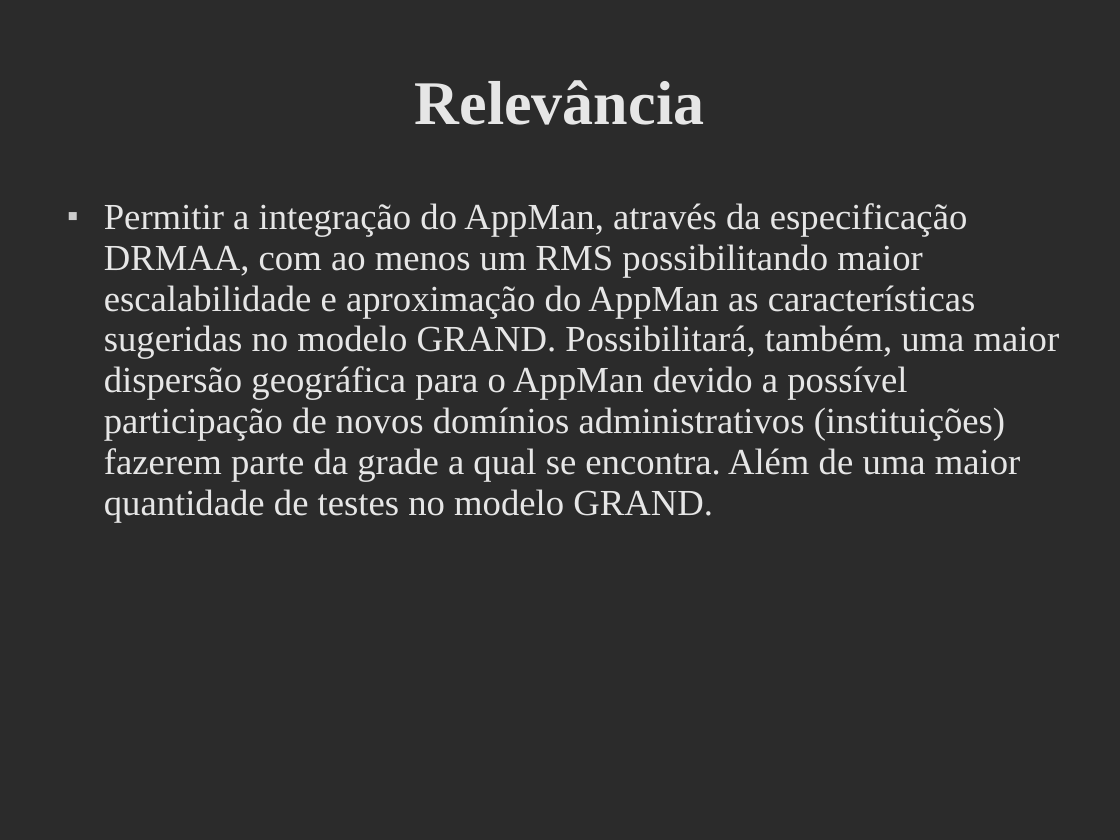
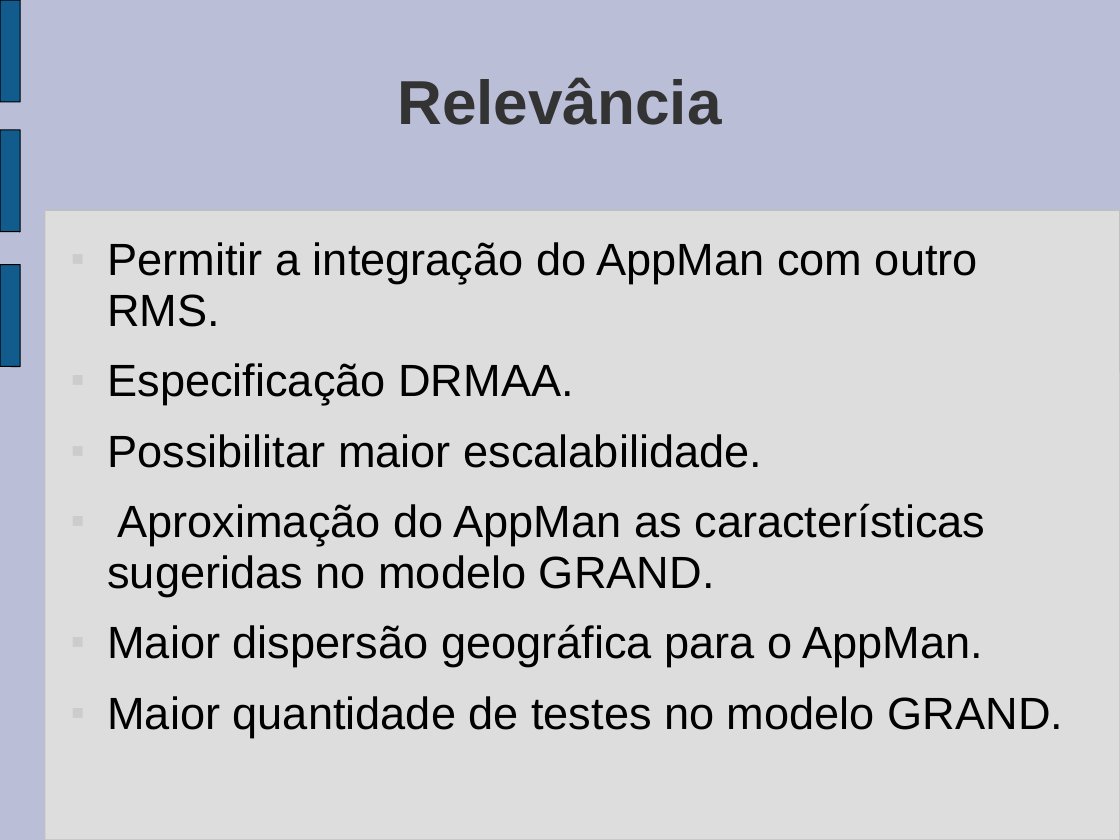
Before and after one commit to tonismar/tcc-tonismar, a slide deck: slide 5 of TCC/Monografia/SeminarioAndamento.ppt (slide 4 before the commit). Drawn at 1120x840 pixels with LibreOffice and Linux fonts; fonts in the diff are those of the drawing; background and template pictures are left out; a plain dark background stands for a picture behind light text. Boxes give left, top, right and bottom in pixels: in the first picture for what was removed or moved away, otherwise in the second. Text is boxed around its words. In the diff, an @@ line names an element or a change of style, - is before the commit and + after.

Commit message:
Ajustes para apresentação do seminário.

```diff
--- a/TCC/Monografia/SeminarioAndamento.ppt
+++ b/TCC/Monografia/SeminarioAndamento.ppt
@@ background picture (left out) to #BABED6 @@
@@ freeform shape added at [0,0,20,102], fill #125C8D, outline #000000 0.74 pt @@
@@ title "Relevância" at [397,77,721,125]: font Times New Roman to Arial, text colour #E6E6E6 to #333333 @@
@@ freeform shape added at [0,130,20,232], fill #125C8D, outline #000000 0.74 pt @@
@@ rounded rectangle added at [45,210,1120,840], fill #DDDDDD, outline #C0C0C0 0.74 pt @@
@@ freeform shape added at [0,264,20,366], fill #125C8D, outline #000000 0.74 pt @@
@@ text at [107,242,1064,738]: text changed; size 26 to 32 pt; font Times New Roman to Arial; text colour #E6E6E6 to #000000 @@
-■ Permitir a integração do AppMan, através da especificação DRMAA, com ao menos um RMS possibilitando maior escalabilidade e aproximação do AppMan as características sugeridas no modelo GRAND. Possibilitará, também, uma maior dispersão geográfica para o AppMan devido a possível participação de novos domínios administrativos (instituições) fazerem parte da grade a qual se encontra. Além de uma maior quantidade de testes no modelo GRAND.
+■ Permitir a integração do AppMan com outro RMS.
+■ Especificação DRMAA.
+■ Possibilitar maior escalabilidade.
+■ Aproximação do AppMan as características sugeridas no modelo GRAND.
+■ Maior dispersão geográfica para o AppMan.
+■ Maior quantidade de testes no modelo GRAND.
```
Also in this commit, not shown: 8 other slides changed, 2 slides added.
